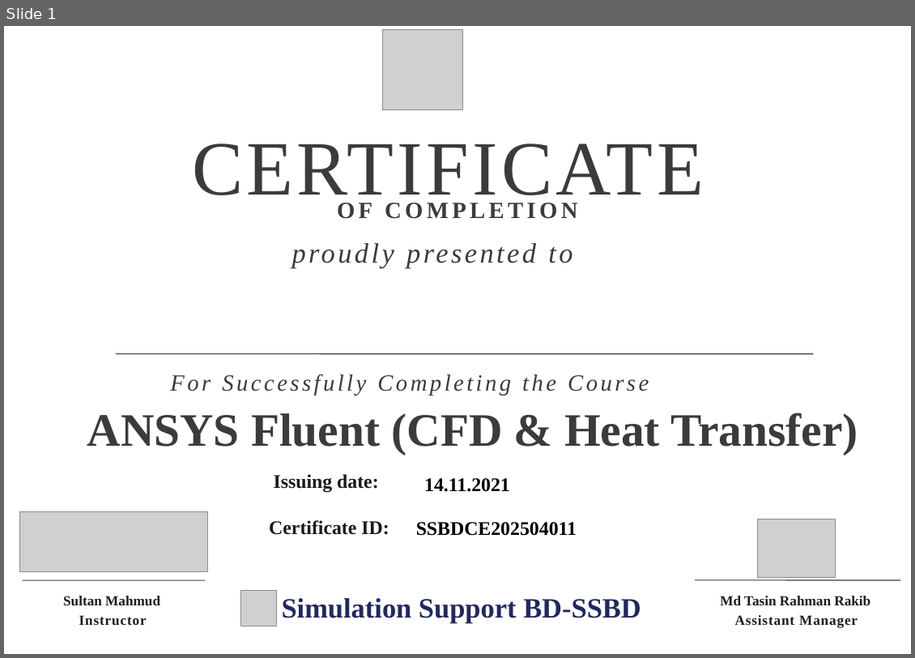
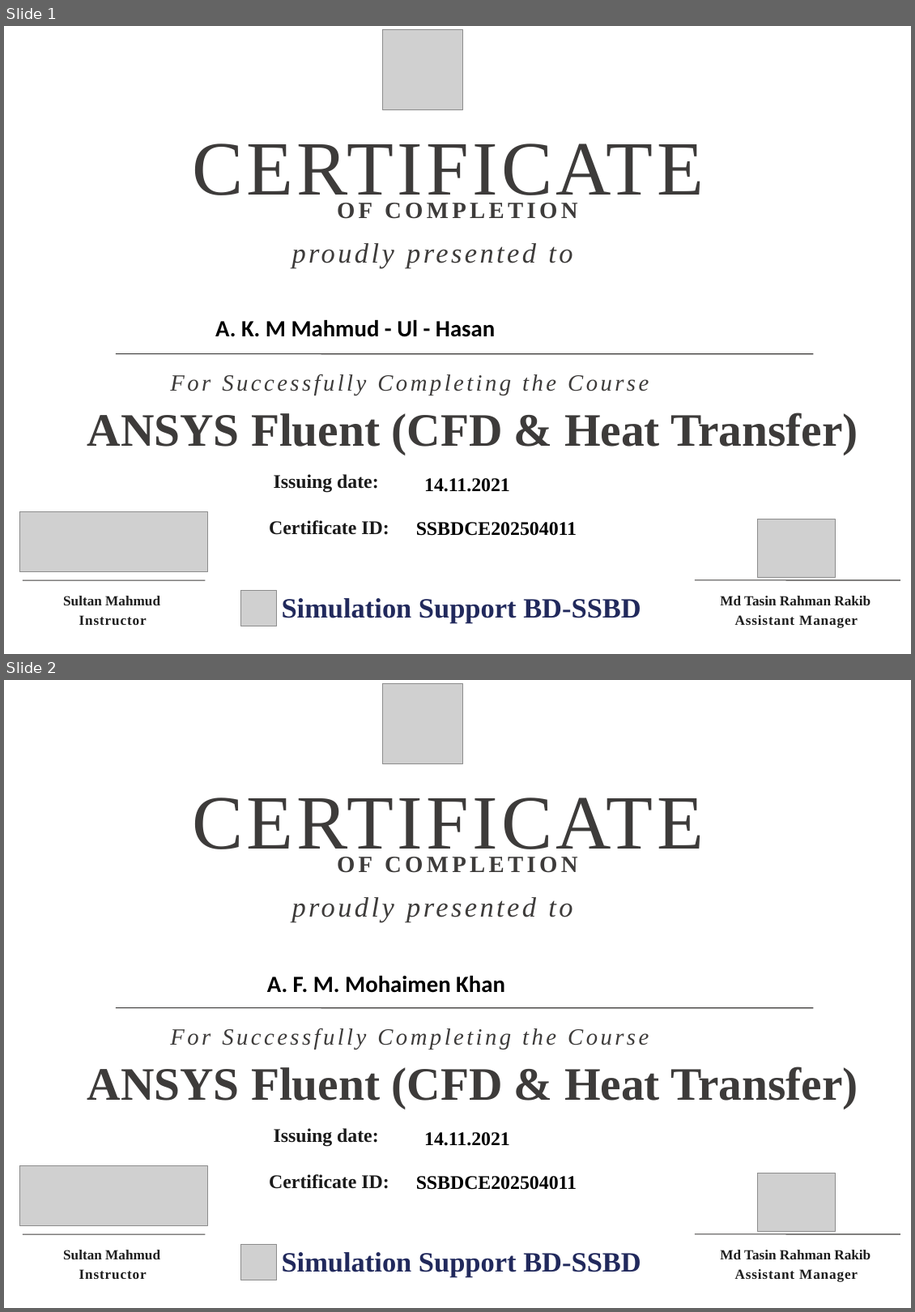
Before and after one commit to T-dot-prog/ssbd_website, a slide deck: pptx_src/Certificate.pptx. Shown one above the other, each under a label of ours: slide 1 before the commit, slides 1 and 2 after it. The pictures are 915x658 and 915x1312 pixels, drawn with LibreOffice and Linux fonts; fonts in the diff are those of the drawing; grey boxes stand for pictures; background and template pictures are left out. Boxes give left, top, right and bottom in pixels: in the first picture for what was removed or moved away, otherwise in the second. Text is boxed around its words. In the diff, an @@ line names an element or a change of style, - is before the commit and + after.

```diff
--- a/pptx_src/Certificate.pptx
+++ b/pptx_src/Certificate.pptx
@@ slide 2 added at <box>4,680,911,1308</box>, background picture (left out) @@
@@ picture added at <box>382,684,462,763</box> @@
@@ text added at <box>192,797,703,863</box>, 66 pt, text #3D3B3A @@
+CERTIFICATE
@@ text added at <box>337,857,578,873</box>, 20 pt, text #3D3B3A, bold @@
+OF COMPLETION
@@ text added at <box>292,897,573,921</box>, 24 pt, text #3D3B3A, italic @@
+proudly presented to
@@ text added at <box>267,976,505,993</box>, 20 pt, text #000000, bold @@
+A. F. M. Mohaimen Khan
@@ line added from (116, 1008) to (814, 1008), #3D3B3A 0.75 pt @@
@@ text added at <box>170,1028,649,1049</box>, 20 pt, text #3D3B3A, italic @@
+For Successfully Completing the Course
@@ text added at <box>87,1066,859,1108</box>, 40 pt, text #3D3B3A, bold @@
+ANSYS Fluent (CFD & Heat Transfer)
@@ picture added at <box>20,1167,208,1226</box> @@
@@ group added at <box>269,1128,620,1190</box>: 3 texts, 1 rounded rectangle @@
+Issuing date:
+Certificate ID:
+14.11.2021
+SSBDCE202504011
@@ picture added at <box>758,1173,836,1231</box> @@
@@ line added from (23, 1235) to (205, 1235), #3D3B3A 0.75 pt @@
@@ line added from (695, 1235) to (901, 1235), #3D3B3A 0.75 pt @@
@@ text added at <box>63,1249,160,1259</box>, 12 pt, text #1D1D1D, bold @@
+Sultan Mahmud
@@ picture added at <box>241,1245,277,1280</box> @@
@@ text added at <box>282,1252,641,1277</box>, 24 pt, text #21295C, bold @@
+Simulation Support BD-SSBD
@@ text added at <box>720,1249,871,1259</box>, 12 pt, text #1D1D1D, bold @@
+Md Tasin Rahman Rakib
@@ text added at <box>79,1269,147,1279</box>, 12 pt, text #1D1D1D, bold @@
+Instructor
@@ text added at <box>735,1269,858,1282</box>, 12 pt, text #1D1D1D, bold @@
+Assistant Manager
@@ slide 1 changed as well @@
@@ text added at <box>215,320,495,337</box>, 20 pt, text #000000, bold @@
+A. K. M Mahmud - Ul - Hasan
```
Also in this commit, not shown: 12 other files.
